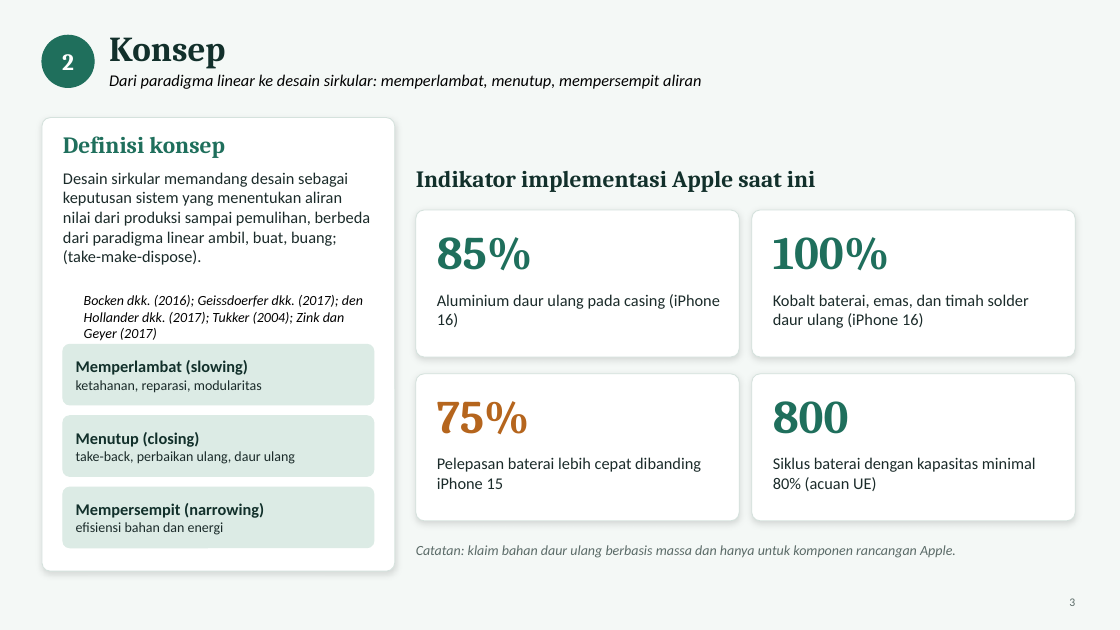
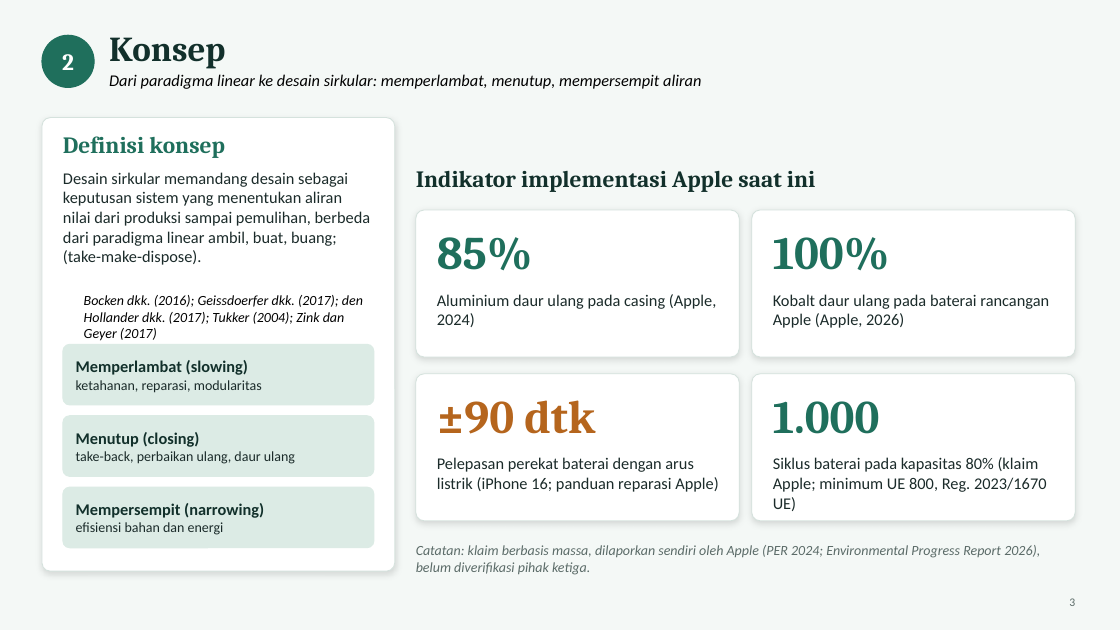
Before and after one commit to farhansech/EXACOUNT, a slide deck: slide 3 of Tugas_Week_5_Revisi-Francisco_Correia_Soares_164125002.pptx. Drawn at 1120x630 pixels with LibreOffice and Linux fonts; fonts in the diff are those of the drawing. Boxes give left, top, right and bottom in pixels: in the first picture for what was removed or moved away, otherwise in the second. Text is boxed around its words. In the diff, an @@ line names an element or a change of style, - is before the commit and + after.

```diff
--- a/Tugas_Week_5_Revisi-Francisco_Correia_Soares_164125002.pptx
+++ b/Tugas_Week_5_Revisi-Francisco_Correia_Soares_164125002.pptx
@@ text at [437,294,717,327]: text changed @@
-Aluminium daur ulang pada casing (iPhone 16)
+Aluminium daur ulang pada casing (Apple, 2024)
@@ text at [773,294,1049,328]: text changed @@
-Kobalt baterai, emas, dan timah solder daur ulang (iPhone 16)
+Kobalt daur ulang pada baterai rancangan Apple (Apple, 2026)
@@ text at [437,400,595,434]: text changed @@
-75%
+±90 dtk
@@ text at [773,401,880,434]: text changed @@
-800
+1.000
@@ text at [437,457,718,492]: text changed @@
-Pelepasan baterai lebih cepat dibanding iPhone 15
+Pelepasan perekat baterai dengan arus listrik (iPhone 16; panduan reparasi Apple)
@@ text at [773,457,1047,511]: text changed @@
-Siklus baterai dengan kapasitas minimal 80% (acuan UE)
+Siklus baterai pada kapasitas 80% (klaim Apple; minimum UE 800, Reg. 2023/1670 UE)
@@ text at [416,545,1040,575]: text changed @@
-Catatan: klaim bahan daur ulang berbasis massa dan hanya untuk komponen rancangan Apple.
+Catatan: klaim berbasis massa, dilaporkan sendiri oleh Apple (PER 2024; Environmental Progress Report 2026), belum diverifikasi pihak ketiga.
```
Also in this commit, not shown: 7 other slides changed, 2 slides added.
